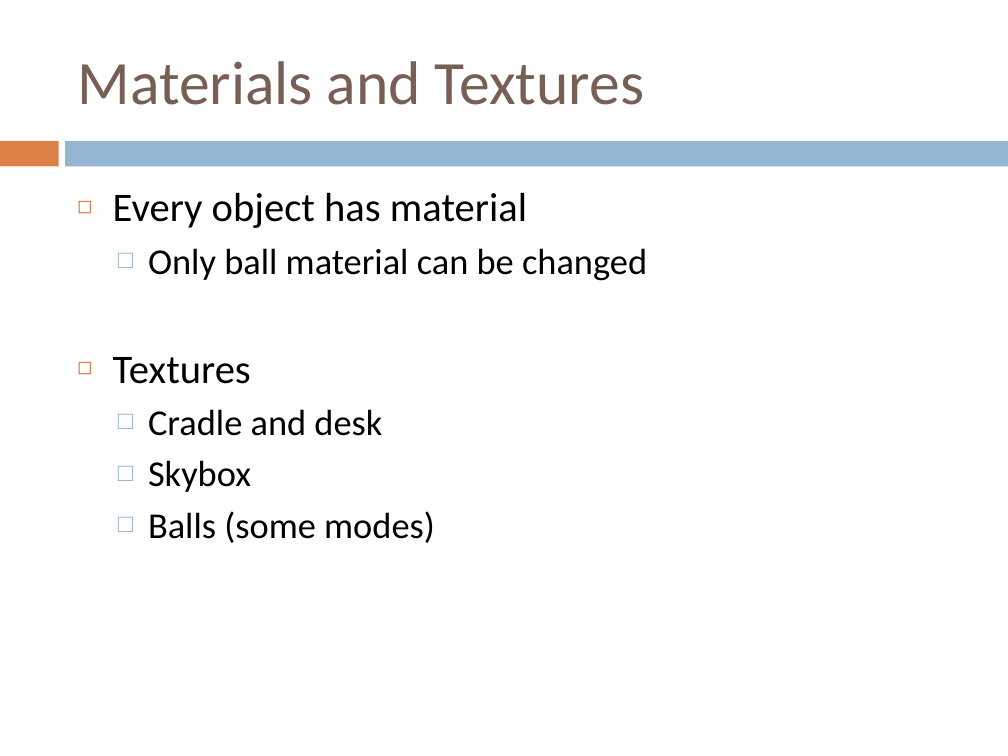
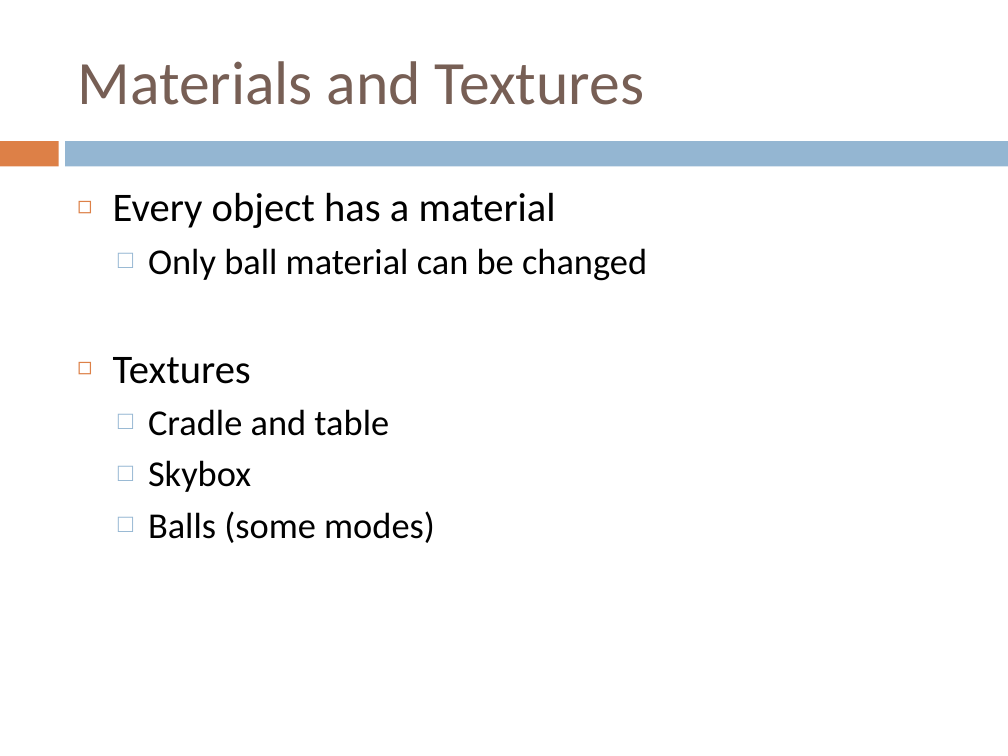
Before and after one commit to avatarreturn/newton-cradle, a slide deck: slide 7 of Newton1/documentacion/Presentation.pptx. Drawn at 1008x756 pixels with LibreOffice and Linux fonts; fonts in the diff are those of the drawing. Boxes give left, top, right and bottom in pixels: in the first picture for what was removed or moved away, otherwise in the second. Text is boxed around its words. In the diff, an @@ line names an element or a change of style, - is before the commit and + after.

```diff
--- a/Newton1/documentacion/Presentation.pptx
+++ b/Newton1/documentacion/Presentation.pptx
@@ text at (113,192,556,228): text changed @@
-◻ Every object has material
+◻ Every object has a material
@@ text at (148,409,389,436): text changed @@
-  □ Cradle and desk
+  □ Cradle and table
```
Also in this commit, not shown: 8 other slides changed.
